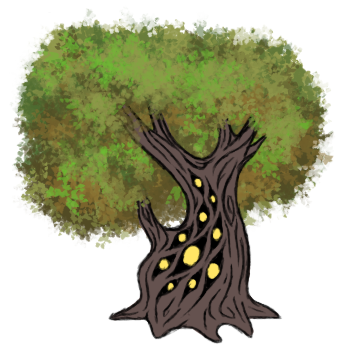
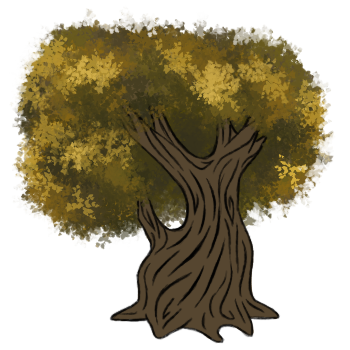
Layers edited between the first and the second 350px x 350px image:
painted on "Paint Layer 11" over (10, 9, 334, 256)
painted on "Paint Layer 3" over (10, 9, 334, 344)
added layer "Paint Layer 12" above "Paint Layer 9" over (64, 64, 320, 344)
hid "Paint Layer 9", painted on it over (128, 128, 256, 320)
hid "Paint Layer 8", painted on it over (128, 128, 256, 320)
hid "Paint Layer 5", painted on it over (64, 64, 320, 344)
painted on "Paint Layer 10" over (10, 9, 334, 320)
